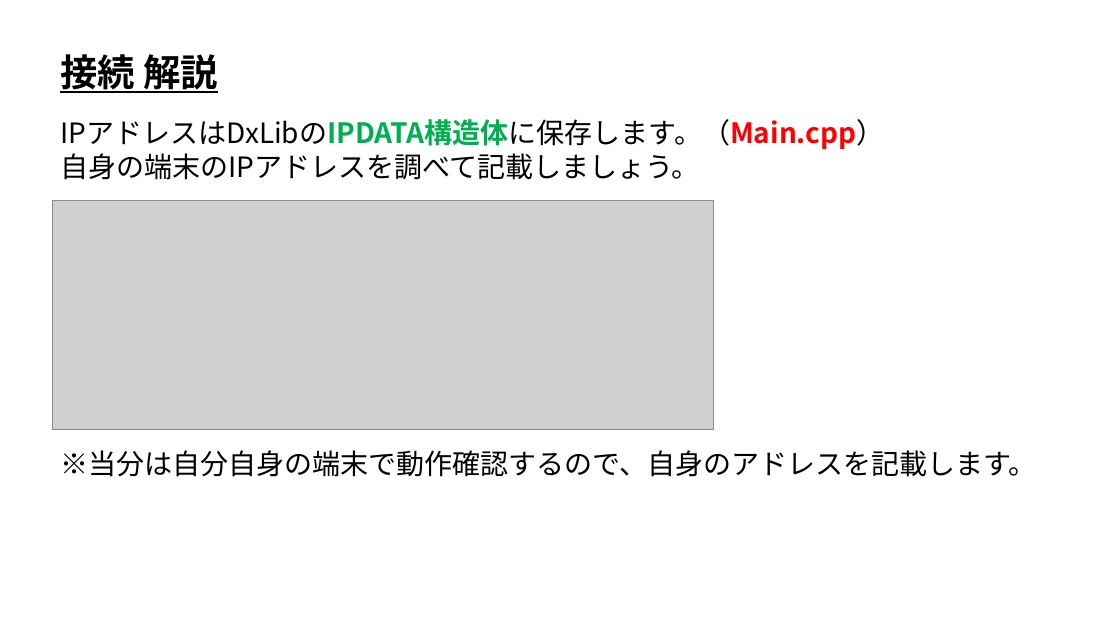
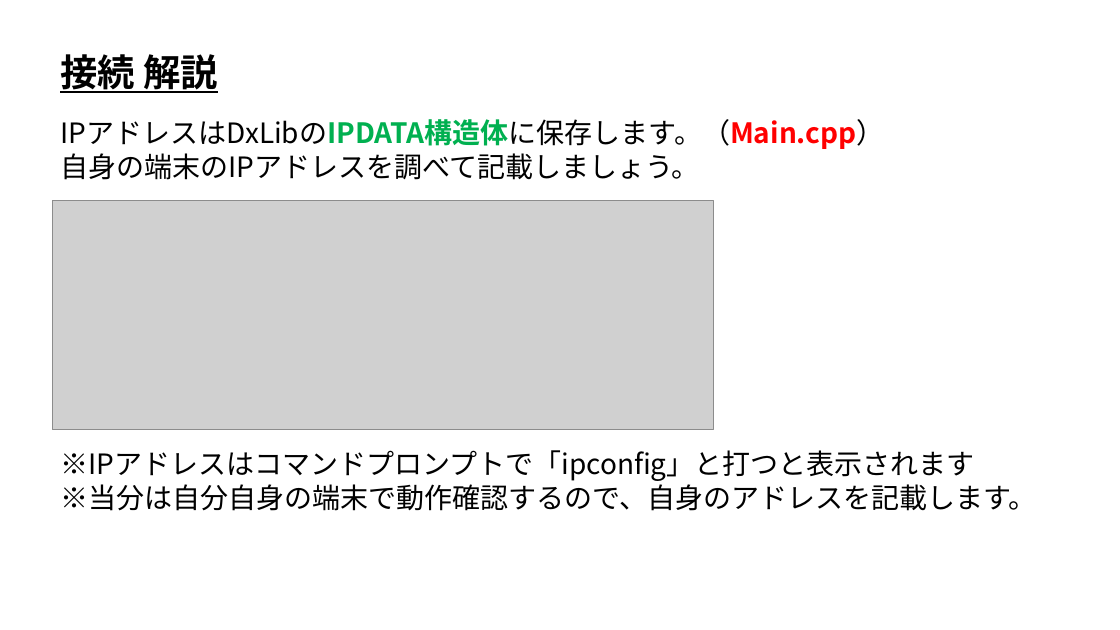
Before and after one commit to ArakiYusuke-Ohara/Textbook, a slide deck: slide 6 of ゲーム科3年/00_前期/オンラインゲームプログラミングⅠ/01_接続(クライアント).pptx. Drawn at 1120x630 pixels with LibreOffice and Linux fonts; fonts in the diff are those of the drawing; grey boxes stand for pictures. Boxes give left, top, right and bottom in pixels: in the first picture for what was removed or moved away, otherwise in the second. Text is boxed around its words. In the diff, an @@ line names an element or a change of style, - is before the commit and + after.

```diff
--- a/ゲーム科3年/00_前期/オンラインゲームプログラミングⅠ/01_接続(クライアント).pptx
+++ b/ゲーム科3年/00_前期/オンラインゲームプログラミングⅠ/01_接続(クライアント).pptx
@@ text at (60, 450, 974, 481): paragraph added @@
+※IPアドレスはコマンドプロンプトで「ipconfig」と打つと表示されます
```
Also in this commit, not shown: 3 other files.
